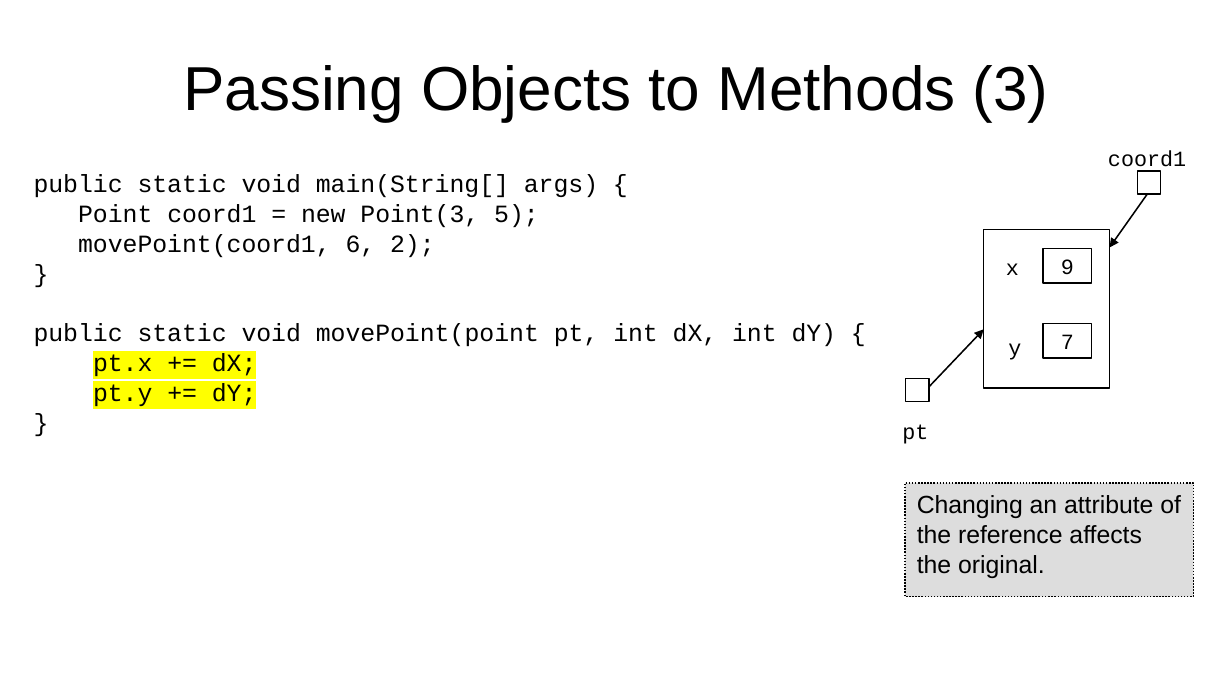
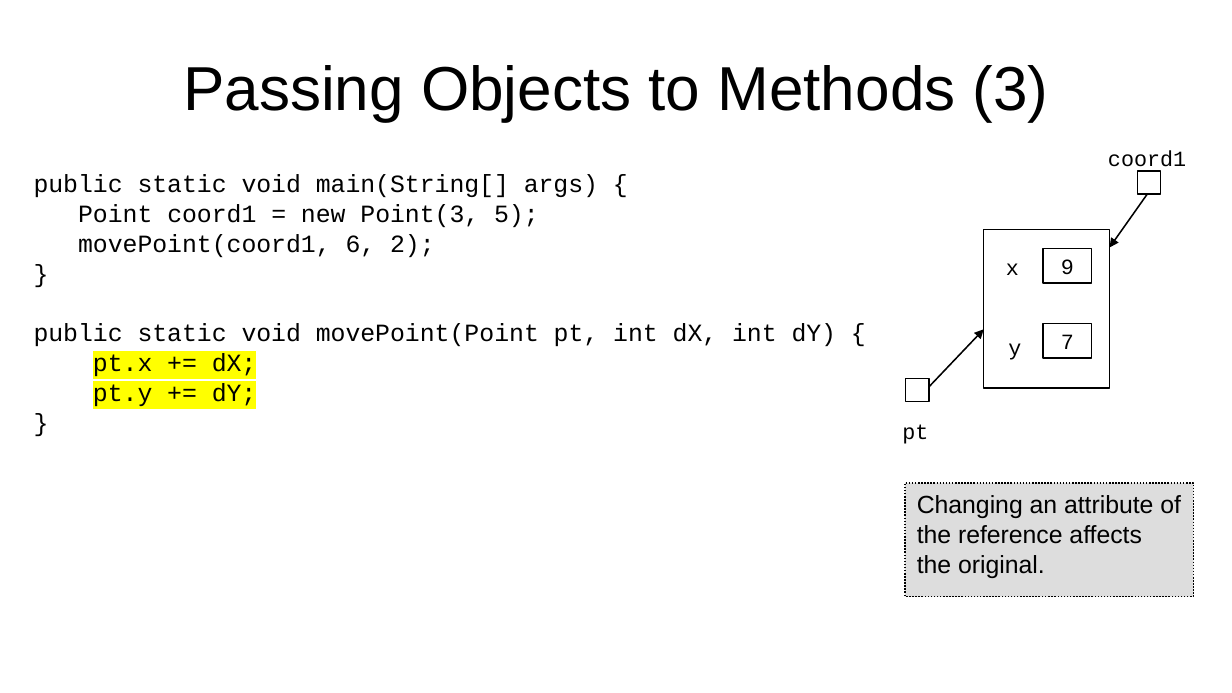
Before and after one commit to jdeisenberg/ThinkJava2Slides, a slide deck: slide 6 of chapter10.odp. Drawn at 1232x693 pixels with LibreOffice and Linux fonts; fonts in the diff are those of the drawing. Boxes give left, top, right and bottom in pixels: in the first picture for what was removed or moved away, otherwise in the second. Text is boxed around its words. In the diff, an @@ line names an element or a change of style, - is before the commit and + after.

Commit message:
"point" -> "Point"

```diff
--- a/chapter10.odp
+++ b/chapter10.odp
@@ text at box(34, 323, 837, 346): text changed @@
-public static void movePoint(point pt, int dX, int dY) {
+public static void movePoint(Point pt, int dX, int dY) {
```
Also in this commit, not shown: 10 other slides changed, 1 other file.
